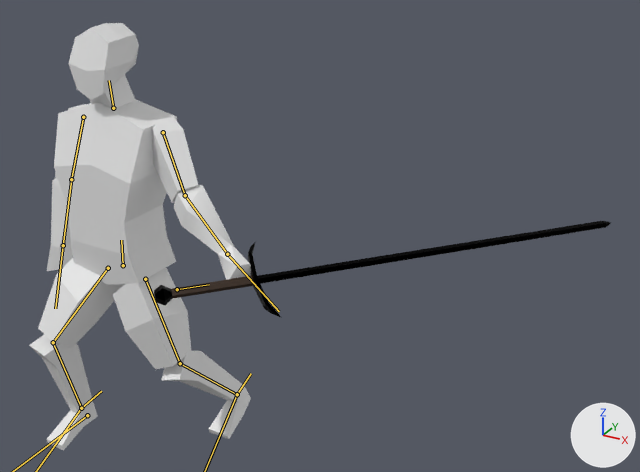
A saved change to the glTF model Import/Player.glb.
Both versions are drawn from a 50 mm lens placed at (2.38, -2.36, 2.34), pointed at (0.88, 0.38, 0.97). Lighting does not change. The marker at lower right points along +X, +Y and +Z. Both versions are drawn at frame 21 of the action 'Unsheathe'; the numbers are the values there. The bones that bend it are drawn over the model as lines.

Objects in the first picture: 'Cube', 'Sword.001'.
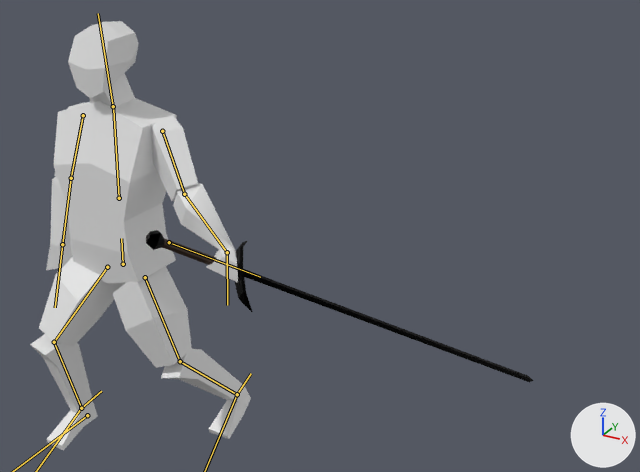
The change in detail:
Bone 'Hand.L' (bone_hand_l) turns from (-19, -101, 23) to (-43, -114, 7) degrees about its own x, y and z.
Bone 'Sword' (bone_sword) moves from (-0.572, 0.439, 0.494) to (-0.441, 0.36, 0.467).
Bone 'Sword' (bone_sword) turns from (112, -144, 10) to (84, -131, 10) degrees about its own x, y and z.
Bone 'UpperLeg.L' (bone_upperleg_l) turns from (-1, -1, 23) to (-2, -1, 23) degrees about its own x, y and z.
Bone 'LowerLeg.L' (bone_lowerleg_l) turns from (-40, -2, -7) to (-37, -2, -6) degrees about its own x, y and z.

Location of each change, (x1, y1, x2, y2) in pixels of the pictures (640 x 472 px):
'Cube', posed: before (29, 23, 251, 451); after (30, 21, 251, 451)
'Sword.001', posed (15% narrower, 58% taller): before (154, 221, 611, 317); after (146, 230, 533, 382)
bone 'Hand.L', root to tip: before (227, 254) to (279, 311); after (227, 252) to (227, 305)
bone 'Sword', root to tip: before (177, 289) to (209, 284); after (169, 242) to (260, 277)
bone 'UpperLeg.L', root to tip: before (145, 279) to (180, 363); after (145, 277) to (180, 361)
bone 'LowerLeg.L', root to tip: before (180, 363) to (237, 394); after (180, 361) to (237, 394)
